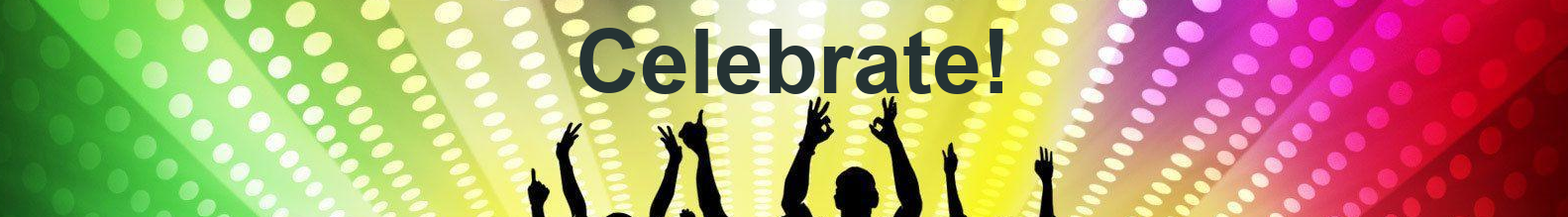
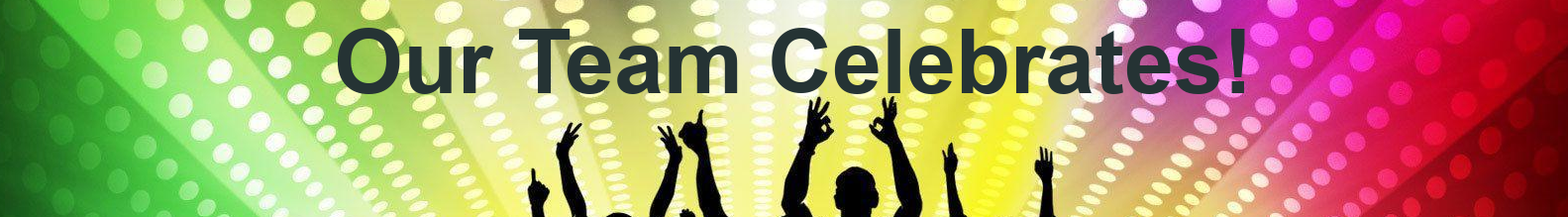
Two versions of the same layered image (w=1568, h=217). Layer-by-layer changes:
renamed "Celebrate!" to "Our Team Celebrates!", painted on it over [336, 27, 1246, 95]
